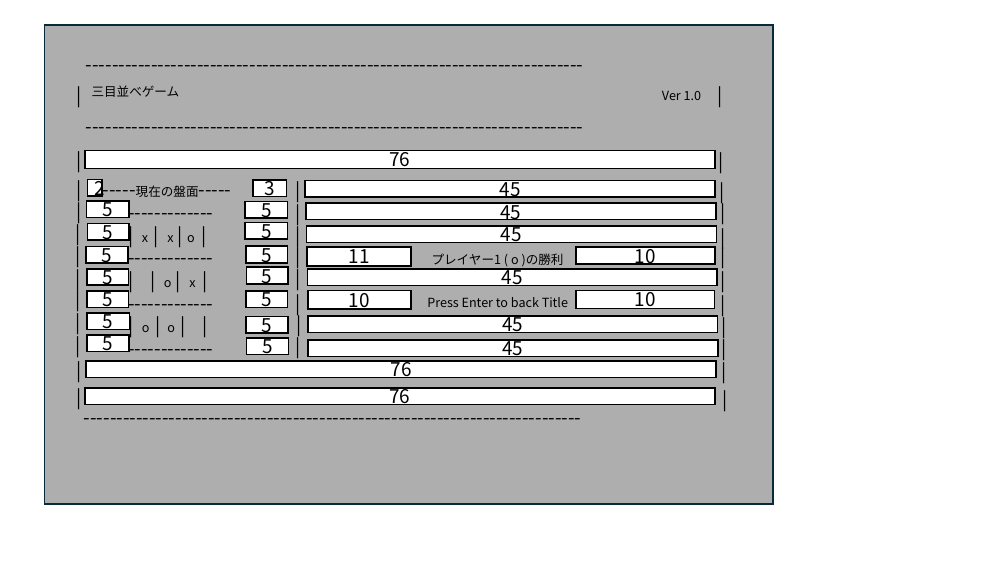
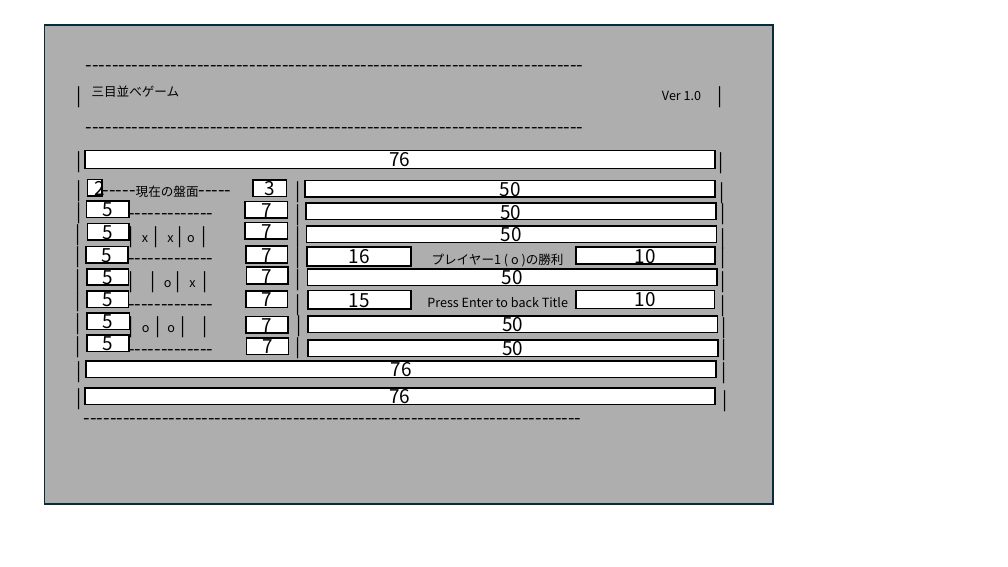
Before and after one commit to hip-umemura/tic_tac_toe, a slide deck: slide 17 of 詳細仕様書/図表/UI/画面仕様.pptx. Drawn at 1008x567 pixels with LibreOffice and Linux fonts; fonts in the diff are those of the drawing. Boxes give left, top, right and bottom in pixels: in the first picture for what was removed or moved away, otherwise in the second. Text is boxed around its words. In the diff, an @@ line names an element or a change of style, - is before the commit and + after.

```diff
--- a/詳細仕様書/図表/UI/画面仕様.pptx
+++ b/詳細仕様書/図表/UI/画面仕様.pptx
@@ text in rectangle at (261, 201, 271, 223): text changed @@
-5
+7
@@ text in rectangle at (500, 180, 521, 198): text changed @@
-45
+50
@@ text in rectangle at (500, 202, 521, 220): text changed @@
-45
+50
@@ text in rectangle at (261, 218, 271, 240): text changed @@
-5
+7
@@ text in rectangle at (501, 225, 522, 243): text changed @@
-45
+50
@@ text in rectangle at (262, 245, 272, 267): text changed @@
-5
+7
@@ text in rectangle at (262, 263, 272, 285): text changed @@
-5
+7
@@ text in rectangle at (349, 246, 370, 269): text changed @@
-11
+16
@@ text in rectangle at (502, 265, 523, 286): text changed @@
-45
+50
@@ text in rectangle at (262, 290, 272, 308): text changed @@
-5
+7
@@ text in rectangle at (349, 290, 370, 310): text changed @@
-10
+15
@@ text in rectangle at (262, 316, 272, 334): text changed @@
-5
+7
@@ text in rectangle at (502, 315, 523, 333): text changed @@
-45
+50
@@ text in rectangle at (262, 337, 272, 355): text changed @@
-5
+7
@@ text in rectangle at (502, 339, 523, 361): text changed @@
-45
+50
```
Also in this commit, not shown: 2 other slides changed, 10 other files.
